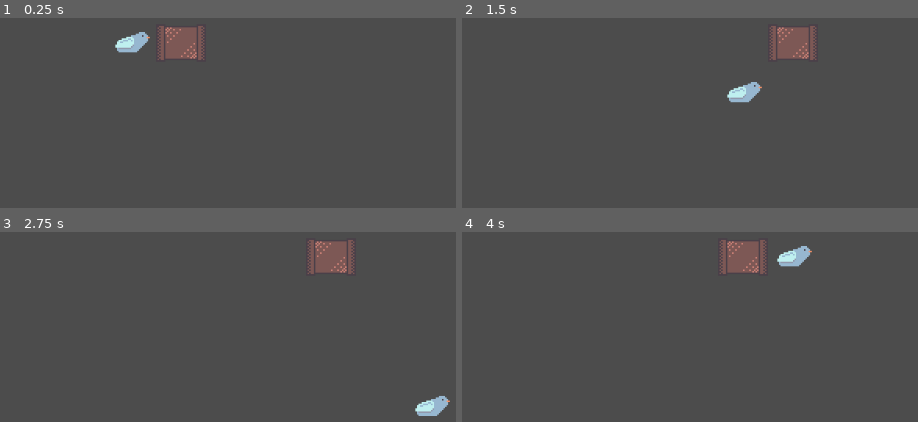
Above: before the commit, frames 1-4 (two rows, left to right).
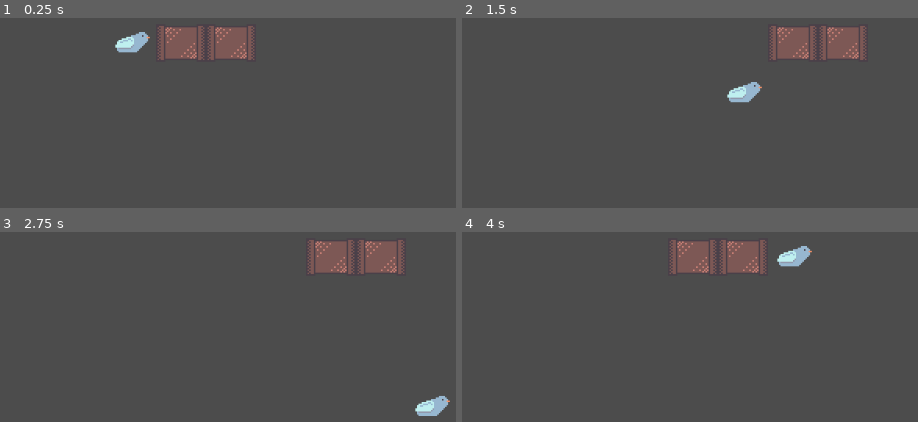
Above: after the commit, the same moments.

Repository: TaeKwonZeus/flow-godot
Game: Godot game, scene res://Scenes/Main.tscn
Two runs of this game, one before a commit and one after it. Both use one fixed random seed, a clock stepped at 60 frames per second and the inputs below.
Inputs:
- Up to frame 1 (0.25 s): no input
- Up to frame 2 (1.5 s): tap Enter at 0.5 s; hold D (move_right) 0.53-1.28 s; hold S (move_down) from 1.28 s (still down)
- Up to frame 3 (2.75 s): release S (move_down) at 2.03 s; hold D (move_right) from 2.03 s (still down)
- Up to frame 4 (4 s): release D (move_right) at 2.78 s; hold W (move_up) 2.78-3.53 s; hold A (move_left) from 3.53 s (still down)

The runs differ from the first frame. In frame 1, 1.5% of the frame differs, in the area x 45-56%, y 4-23%; in frame 2, 1.5%; in frame 3, 1.5%; in frame 4, 1.5%.

Commit message:
added tween object

Diff:
--- a/src/Prefabs/Player.tscn
+++ b/src/Prefabs/Player.tscn
@@ -12,4 +12,6 @@
 [node name="Timer" type="Timer" parent="."]
 wait_time = 0.25
 autostart = true
+
+[node name="Tween" type="Tween" parent="."]
 [connection signal="timeout" from="Timer" to="." method="_on_movement"]
--- a/src/Scenes/Main.tscn
+++ b/src/Scenes/Main.tscn
@@ -14,6 +14,9 @@
 [node name="Straight" parent="GameGrid" instance=ExtResource( 3 )]
 position = Vector2( 32, 0 )
 
+[node name="Straight2" parent="GameGrid" instance=ExtResource( 3 )]
+position = Vector2( 64, 0 )
+
 [node name="Camera2D" type="Camera2D" parent="."]
 current = true
 zoom = Vector2( 0.5, 0.5 )
